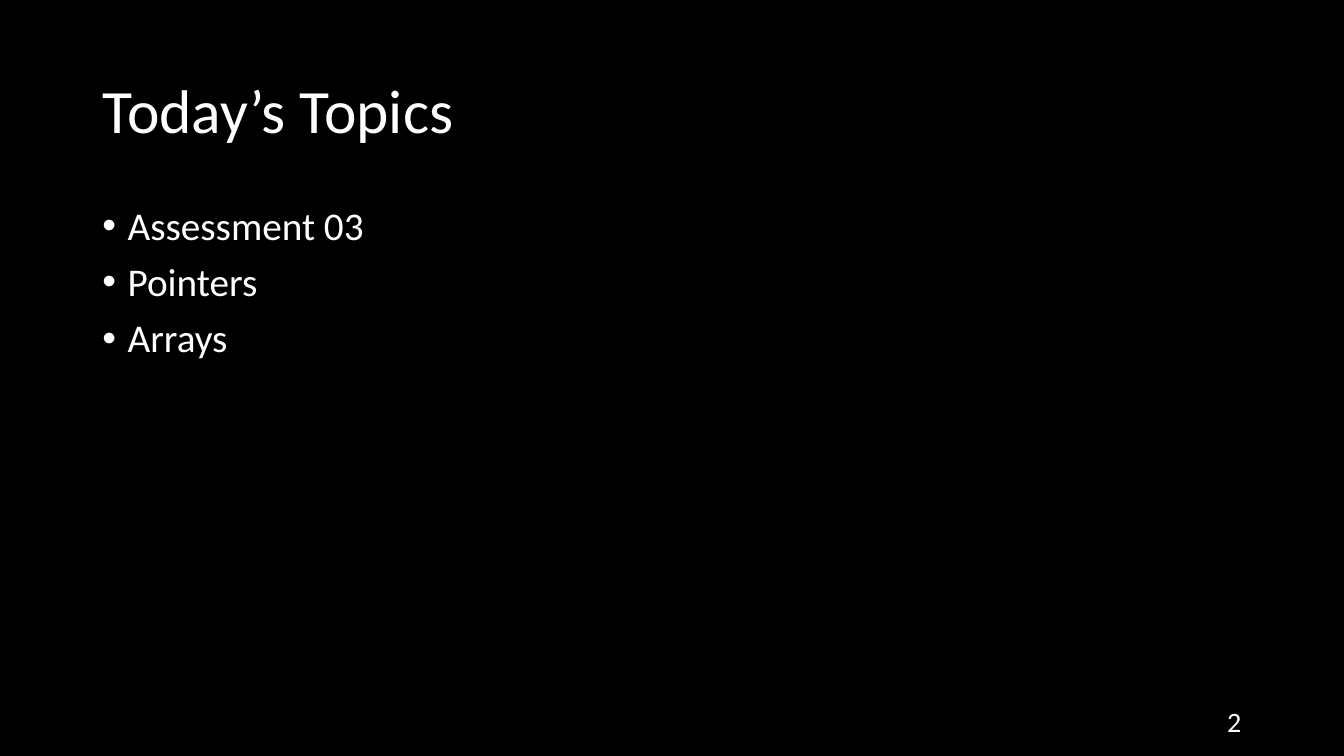
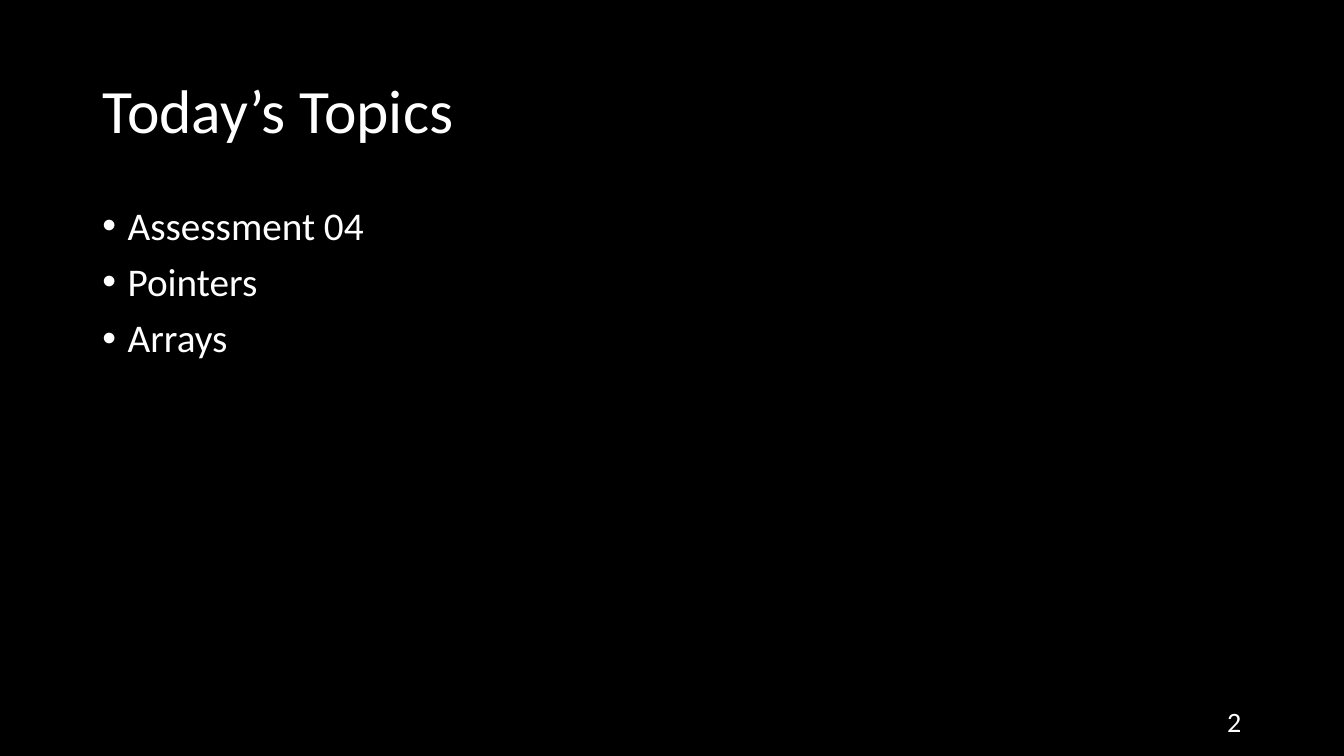
Before and after one commit to NYU-CSO/nyu-cso.github.io, a slide deck: slide 2 of rec-notes/r05.pptx. Drawn at 1344x756 pixels with LibreOffice and Linux fonts; fonts in the diff are those of the drawing. Boxes give left, top, right and bottom in pixels: in the first picture for what was removed or moved away, otherwise in the second. Text is boxed around its words. In the diff, an @@ line names an element or a change of style, - is before the commit and + after.

```diff
--- a/rec-notes/r05.pptx
+++ b/rec-notes/r05.pptx
@@ text at (x1=128, y1=214, x2=364, y2=241): text changed @@
-• Assessment 03
+• Assessment 04
```
Also in this commit, not shown: 5 other slides changed, 14 slides added, 10 slides removed, 1 other file.
